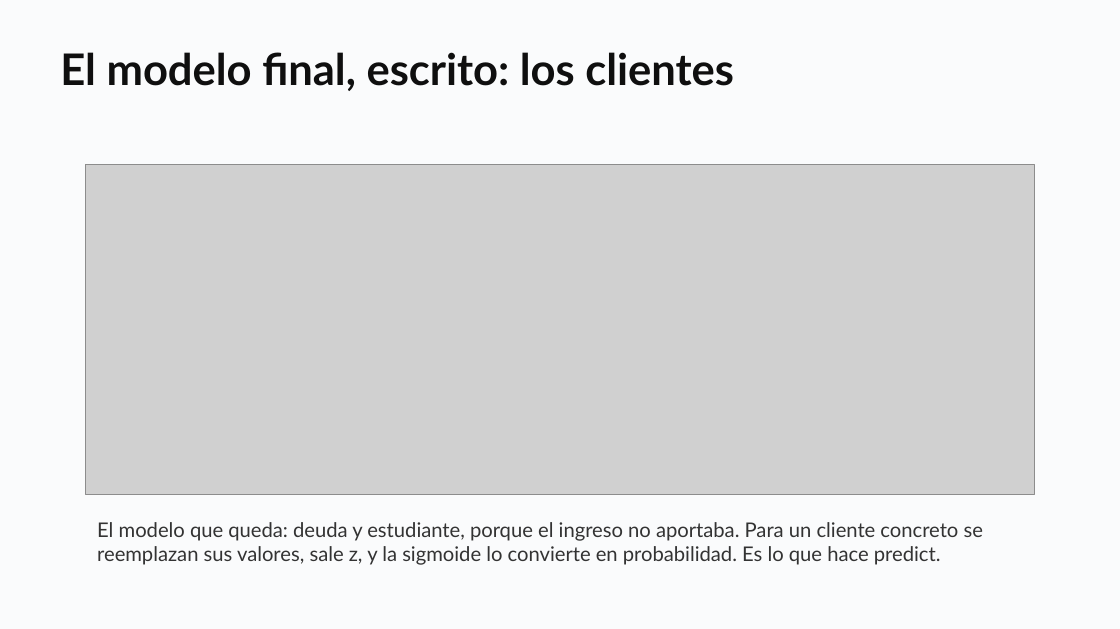
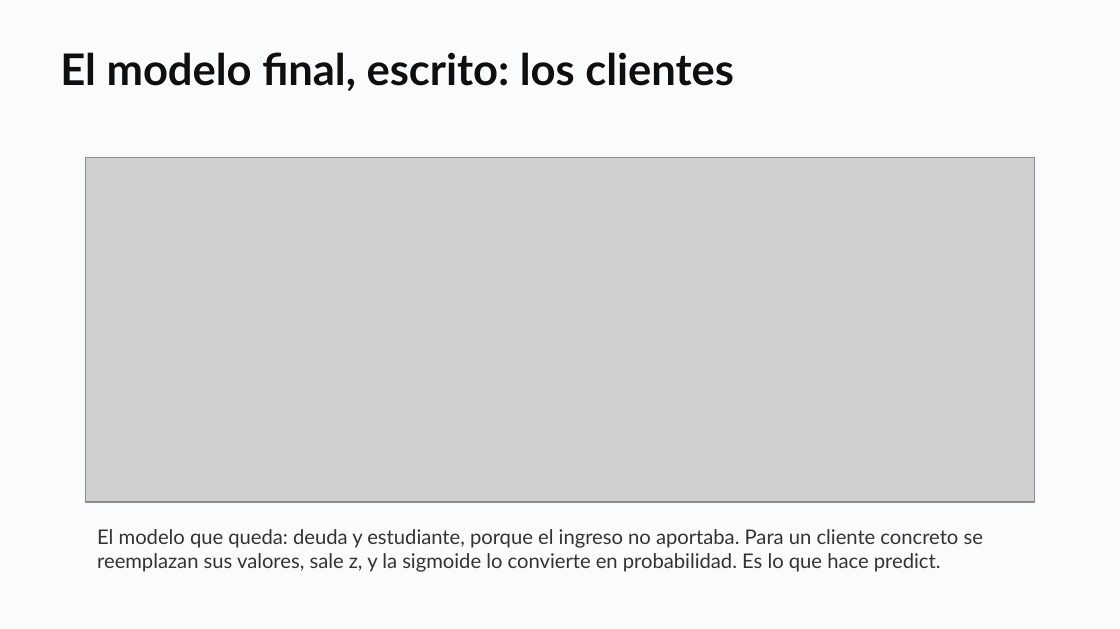
Before and after one commit to daniopitz/diplomado-cdd, a slide deck: slide 30 of presentaciones/clase06_regresion_logistica.pptx. Drawn at 1120x629 pixels with LibreOffice and Linux fonts; fonts in the diff are those of the drawing; grey boxes stand for pictures. Boxes give left, top, right and bottom in pixels: in the first picture for what was removed or moved away, otherwise in the second. Text is boxed around its words. In the diff, an @@ line names an element or a change of style, - is before the commit and + after.

```diff
--- a/presentaciones/clase06_regresion_logistica.pptx
+++ b/presentaciones/clase06_regresion_logistica.pptx
@@ picture: place and size @@
-picture at (85, 165, 1034, 495)
+picture at (85, 157, 1034, 502)
@@ text "El modelo que queda: deuda ...": place and size @@
-text "El modelo que queda: deuda ..." at (97, 522, 983, 565)
+text "El modelo que queda: deuda ..." at (97, 529, 983, 572)
```
Also in this commit, not shown: 1 other file.
